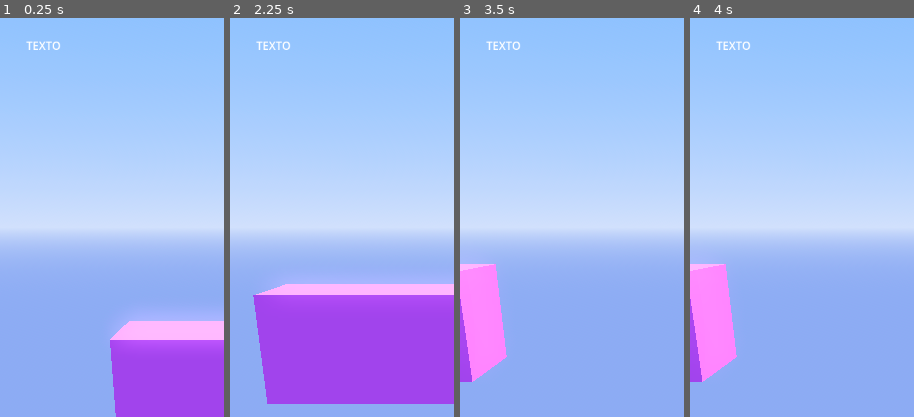
Above: before the commit, frames 1-4 (left to right).
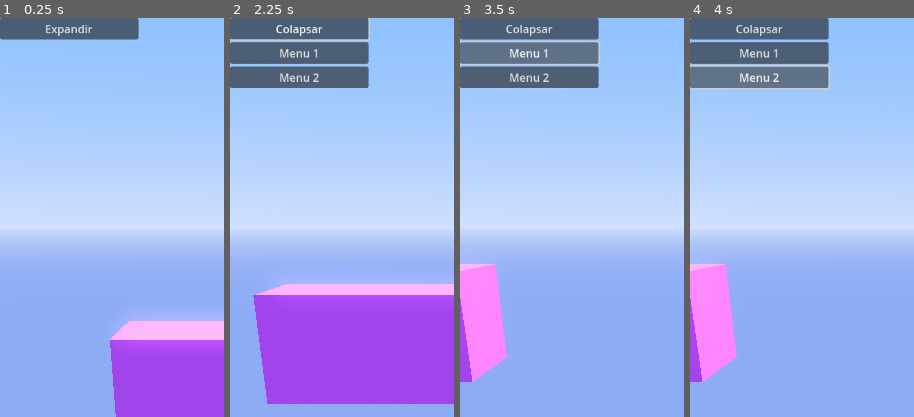
Above: after the commit, the same moments.

Repository: fflores-origin/modeler-3d-godot
Game: Godot game, scene res://scenes/world.tscn
Two runs of this game, one before a commit and one after it. Both use one fixed random seed, a clock stepped at 60 frames per second and the inputs below.
Inputs (mouse positions are % of the whole screen's width and height, from its top left):
- Up to frame 1 (0.25 s): no input
- Up to frame 2 (2.25 s): click (15, 1) at 0.5 s, where only the run after the commit has a clickable "Expandir"; click (15, 1) at 1.25 s, where only the run after the commit has a clickable "Colapsar"; tap Enter at 2 s; move the mouse to (72, 45) at 2.02 s; hold D from 2.03 s (still down); tap Q at 2.1 s; click (72, 45) at 2.17 s
- Up to frame 3 (3.5 s): release D at 2.75 s; click (15, 4) at 2.75 s, where only the run after the commit has a clickable "Menu 1"
- Up to frame 4 (4 s): click (15, 7) at 3.5 s, where only the run after the commit has a clickable "Menu 2"
The pictures show only the part of the screen within x 0-50%, y 0-50%; the shares and areas given below are measured in that part.

The runs differ from the first frame. In frame 1, 3.6% of the frame differs, in the area x 0-63%, y 0-9%; in frame 2, 10%; in frame 3, 11%; in frame 4, 11%, in the area x 0-63%, y 0-18%.

Commit message:
menu colapasable

Diff:
--- a/scenes/world.tscn
+++ b/scenes/world.tscn
@@ -1,8 +1,9 @@
-[gd_scene load_steps=10 format=3 uid="uid://dnkdlj1ppupfg"]
+[gd_scene load_steps=11 format=3 uid="uid://dnkdlj1ppupfg"]
 
 [ext_resource type="Script" path="res://scripts/world.gd" id="1_f7rqr"]
 [ext_resource type="Script" path="res://scripts/BaseBoxMesh.gd" id="1_uds7a"]
 [ext_resource type="Script" path="res://scripts/cameraBase.gd" id="3_wqbix"]
+[ext_resource type="Script" path="res://scripts/ControlToggle.gd" id="4_3i5xg"]
 
 [sub_resource type="ProceduralSkyMaterial" id="ProceduralSkyMaterial_3u6on"]
 sky_top_color = Color(0.355439, 0.578114, 1, 1)
@@ -55,9 +56,31 @@
 transform = Transform3D(1, 0, 0, 0, 0.939364, 0.342922, 0, -0.342922, 0.939364, 0, 1.42114, 5)
 script = ExtResource("3_wqbix")
 
-[node name="Label" type="Label" parent="."]
-offset_left = 38.0
-offset_top = 28.0
-offset_right = 88.0
-offset_bottom = 51.0
-text = "TEXTO"
+[node name="ControlToggle" type="Control" parent="."]
+layout_mode = 3
+anchors_preset = 15
+anchor_right = 1.0
+anchor_bottom = 1.0
+grow_horizontal = 2
+grow_vertical = 2
+script = ExtResource("4_3i5xg")
+
+[node name="VBoxContainer" type="VBoxContainer" parent="ControlToggle"]
+layout_mode = 0
+offset_right = 200.0
+offset_bottom = 200.0
+
+[node name="ToggleBtn" type="Button" parent="ControlToggle/VBoxContainer"]
+layout_mode = 2
+text = "Toggle"
+
+[node name="MenuItemsContainer" type="VBoxContainer" parent="ControlToggle/VBoxContainer"]
+layout_mode = 2
+
+[node name="Button" type="Button" parent="ControlToggle/VBoxContainer/MenuItemsContainer"]
+layout_mode = 2
+text = "Menu 1"
+
+[node name="Button2" type="Button" parent="ControlToggle/VBoxContainer/MenuItemsContainer"]
+layout_mode = 2
+text = "Menu 2"
--- /dev/null
+++ b/scripts/ControlToggle.gd
@@ -0,0 +1,28 @@
+extends Control
+
+@onready var toggleButton = $VBoxContainer/ToggleBtn
+@onready var menuItemsContainer = $VBoxContainer/MenuItemsContainer
+
+# Variable para rastrear el estado del menú
+var is_collapsed = false
+
+func _ready():
+
+	toggleButton.pressed.connect(_onToggleButtonPressed)
+	_collapseMenu()
+
+func _onToggleButtonPressed():
+	if is_collapsed:
+		_expandMenu()
+	else:
+		_collapseMenu()
+
+func _collapseMenu():
+	menuItemsContainer.visible = false
+	is_collapsed = true
+	toggleButton.text = "Expandir"
+
+func _expandMenu():
+	menuItemsContainer.visible = true
+	is_collapsed = false
+	toggleButton.text = "Colapsar"
